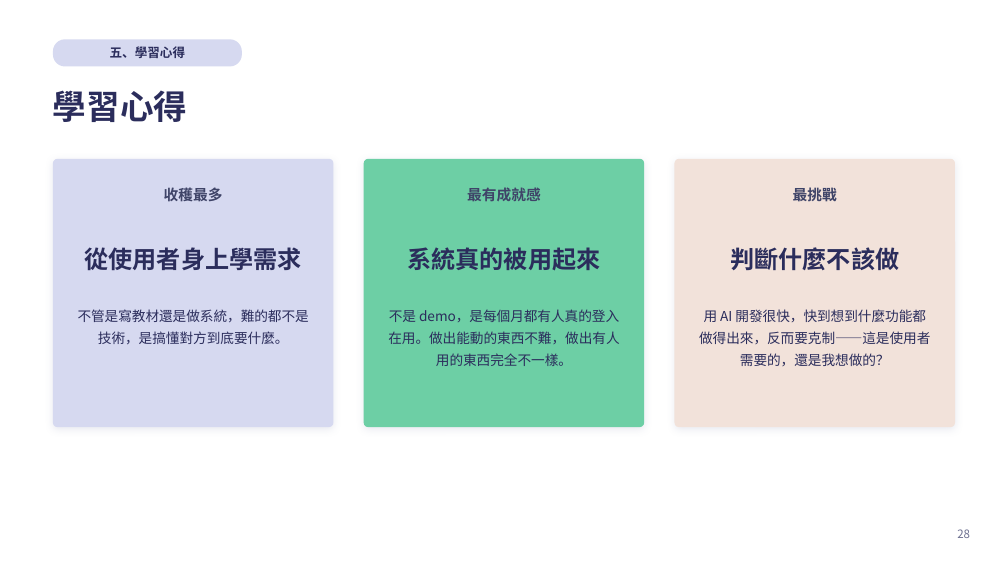
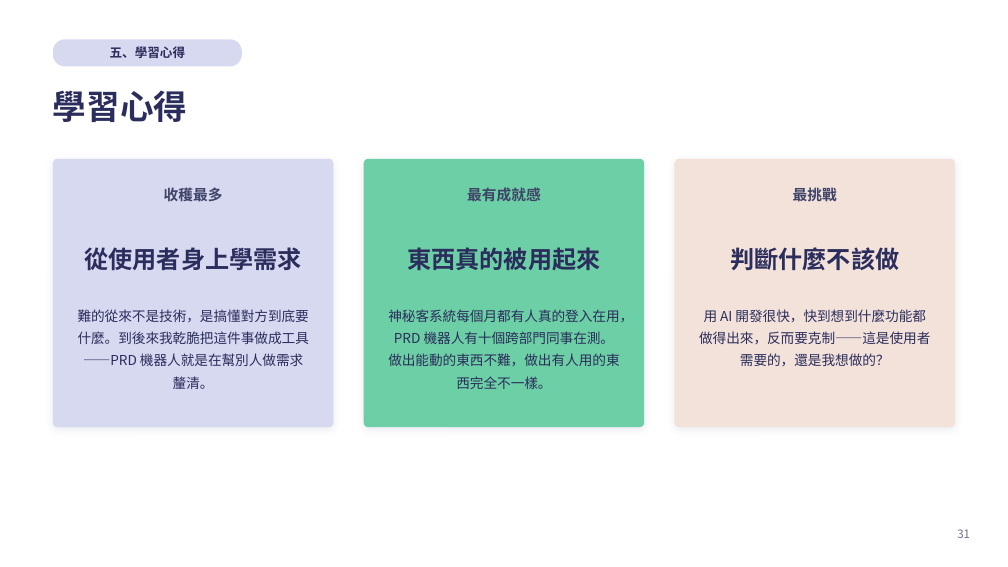
Before and after one commit to kirihuang-bit/freshman-report, a slide deck: slide 31 of 黃家朗新人報告.pptx (slide 28 before the commit). Drawn at 1008x567 pixels with LibreOffice and Linux fonts; fonts in the diff are those of the drawing. Boxes give left, top, right and bottom in pixels: in the first picture for what was removed or moved away, otherwise in the second. Text is boxed around its words. In the diff, an @@ line names an element or a change of style, - is before the commit and + after.

```diff
--- a/黃家朗新人報告.pptx
+++ b/黃家朗新人報告.pptx
@@ text at [407,247,600,271]: text changed @@
-系統真的被用起來
+東西真的被用起來
@@ text at [78,309,309,389]: text changed @@
-不管是寫教材還是做系統，難的都不是技術，是搞懂對方到底要什麼。
+難的從來不是技術，是搞懂對方到底要什麼。到後來我乾脆把這件事做成工具——PRD 機器人就是在幫別人做需求釐清。
@@ text at [388,309,633,389]: text changed @@
-不是 demo，是每個月都有人真的登入在用。做出能動的東西不難，做出有人用的東西完全不一樣。
+神秘客系統每個月都有人真的登入在用，PRD 機器人有十個跨部門同事在測。做出能動的東西不難，做出有人用的東西完全不一樣。
@@ text at [957,529,970,538]: text changed @@
-28
+31
```
Also in this commit, not shown: 18 other slides changed, 4 slides added, 1 slide removed, 4 other files.
